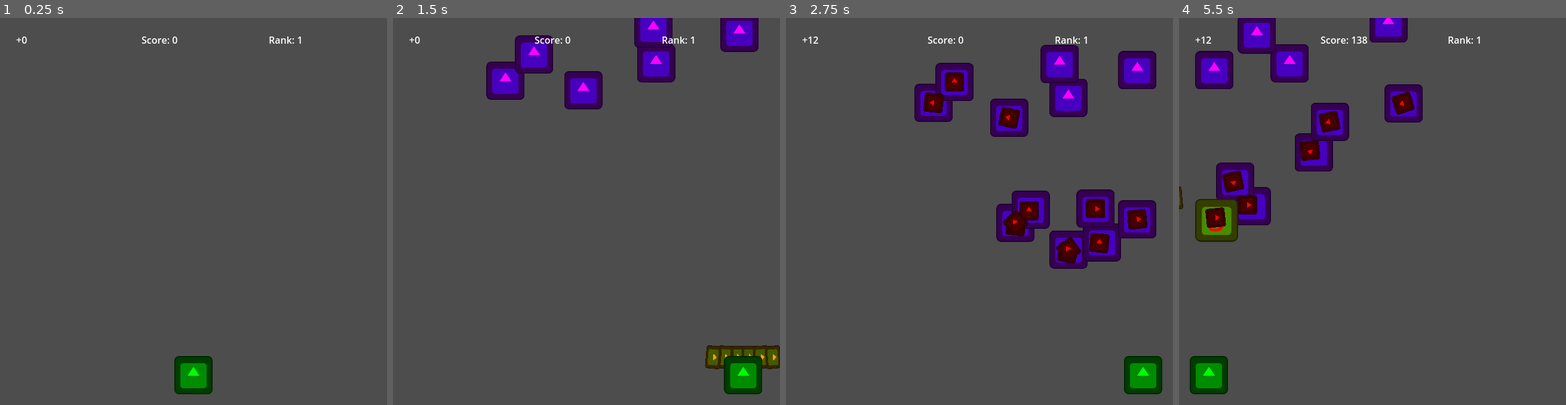
Above: before the commit, frames 1-4 (left to right).
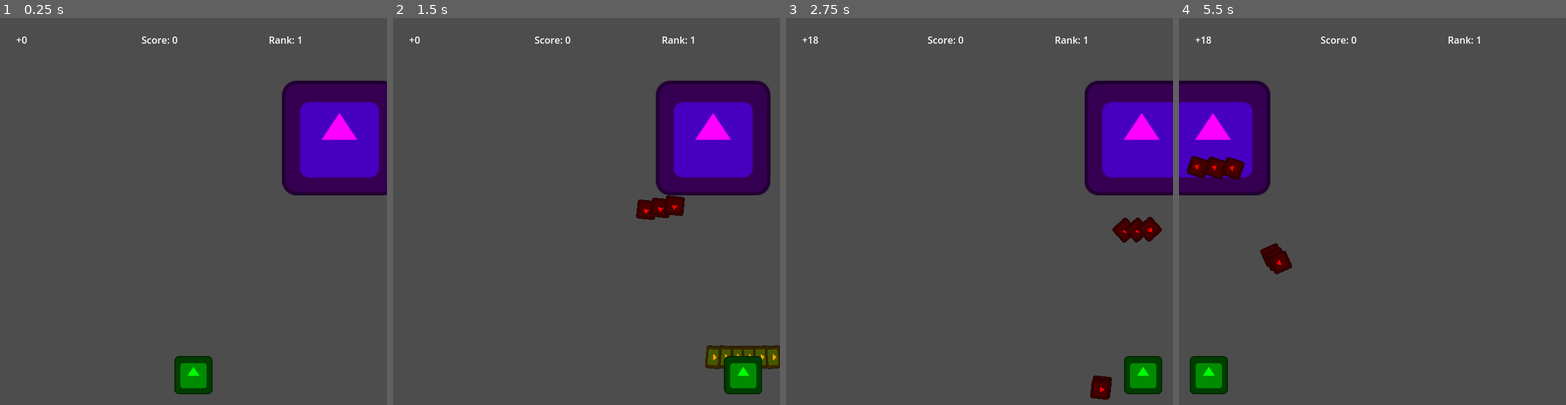
Above: after the commit, the same moments.

Repository: Zeroeth-0/Gatogun
Game: Godot game, scene res://scenes/levels/world.tscn
The game is run twice, just before and just after one commit, with the same random seed, the same clock (stepped at 60 frames per second) and the same inputs. The engine's default icon, where the game draws it, is replaced by a stand-in: a white triangle on a blue panel in a dark square.
Inputs:
- Up to frame 1 (0.25 s): no input
- Up to frame 2 (1.5 s): hold Right (RIGHT) 0.53-1.28 s; tap C (A) at 0.6 s; tap X (B) at 0.8, 1.35 s; hold Down (DOWN) from 1.28 s (still down)
- Up to frame 3 (2.75 s): tap S (X) at 1.55, 2.1 s; release Down (DOWN) at 2.03 s; hold Right (RIGHT) from 2.03 s (still down); tap Z (Y) at 2.3 s
- Up to frame 4 (5.5 s): release Right (RIGHT) at 2.78 s; hold Up (UP) 2.78-3.53 s; tap Z (Y) at 2.85, 5.3 s; tap C (A) at 3.05, 3.6 s; hold Left (LEFT) 3.53-5.03 s; tap X (B) at 3.8, 4.35 s; tap S (X) at 4.55, 5.1 s; hold Down (DOWN) from 5.03 s (still down)

The runs differ from the first frame. In frame 1, 8.0% of the frame differs, in the area x 72-100%, y 16-46%; in frame 2, 15%; in frame 3, 17%, in the area x 7-100%, y 4-99%; in frame 4, 15%.

Commit message:
Updated enemy script

Diff:
--- /dev/null
+++ b/scenes/enemies/EA-Dc01.tscn
@@ -0,0 +1,60 @@
+[gd_scene load_steps=7 format=3 uid="uid://cxlnulg54i4r6"]
+
+[ext_resource type="Script" path="res://source/enemies/enemy.gd" id="1_ywed8"]
+[ext_resource type="Texture2D" uid="uid://cuojt0mdh67vh" path="res://icon.svg" id="2_g71v6"]
+[ext_resource type="PackedScene" uid="uid://cwod13co6stfe" path="res://scenes/weapons/enemies/emitter.tscn" id="3_1htco"]
+
+[sub_resource type="RectangleShape2D" id="RectangleShape2D_jtchi"]
+
+[sub_resource type="RectangleShape2D" id="RectangleShape2D_vwy2o"]
+
+[sub_resource type="RectangleShape2D" id="RectangleShape2D_divk0"]
+
+[node name="Enemy" type="CharacterBody2D"]
+z_index = 1
+scale = Vector2(3, 3)
+script = ExtResource("1_ywed8")
+health = 200
+childHood = 5
+adultHood = 4
+adultDur = 5.0
+adultSpeed = 50
+oldAge = 10
+
+[node name="Sprite2D" type="Sprite2D" parent="."]
+modulate = Color(1, 0, 1, 1)
+z_index = 1
+scale = Vector2(0.5, 0.5)
+texture = ExtResource("2_g71v6")
+
+[node name="CollisionShape2D" type="CollisionShape2D" parent="."]
+shape = SubResource("RectangleShape2D_jtchi")
+disabled = true
+debug_color = Color(1, 0, 0, 0.419608)
+
+[node name="Emitter" parent="." instance=ExtResource("3_1htco")]
+type = 1
+dirDuration = 0.1
+aimAtPlayer = true
+parallel = true
+arms = 3
+
+[node name="Hitbox" type="Area2D" parent="."]
+scale = Vector2(0.8, 0.8)
+
+[node name="CollisionShape2D" type="CollisionShape2D" parent="Hitbox"]
+shape = SubResource("RectangleShape2D_vwy2o")
+debug_color = Color(1, 0, 0, 0.419608)
+
+[node name="Hurtbox" type="Area2D" parent="." groups=["Enemy"]]
+scale = Vector2(0.7, 0.7)
+
+[node name="CollisionShape2D" type="CollisionShape2D" parent="Hurtbox"]
+scale = Vector2(5, 5)
+shape = SubResource("RectangleShape2D_divk0")
+debug_color = Color(0, 1, 0, 0.419608)
+
+[connection signal="area_entered" from="Hitbox" to="." method="_on_hitbox_area_entered"]
+[connection signal="area_exited" from="Hitbox" to="." method="_on_hitbox_area_exited"]
+[connection signal="area_entered" from="Hurtbox" to="." method="_on_hurtbox_area_entered"]
+[connection signal="area_exited" from="Hurtbox" to="." method="_on_hurtbox_area_exited"]
--- a/scenes/levels/world.tscn
+++ b/scenes/levels/world.tscn
@@ -13,10 +13,10 @@
 [ext_resource type="PackedScene" uid="uid://ber78ar7g5504" path="res://scenes/UI/fever_bar.tscn" id="11_yb1ae"]
 [ext_resource type="PackedScene" uid="uid://0mmb5byle7yk" path="res://scenes/UI/extend_bar.tscn" id="12_rh75x"]
 [ext_resource type="PackedScene" uid="uid://bh5j5lxy0e3ox" path="res://scenes/enemies/MA-Ad01.tscn" id="13_wto8c"]
+[ext_resource type="PackedScene" uid="uid://cxlnulg54i4r6" path="res://scenes/enemies/EA-Dc01.tscn" id="14_m2u0j"]
 
 [node name="World" type="Node2D"]
 script = ExtResource("1_btnht")
-csv_file = "res://source/levels/test.txt"
 enemy_scenes = Array[PackedScene]([ExtResource("6_kdx7s"), ExtResource("7_ewcwf"), ExtResource("6_ay5fw"), ExtResource("13_wto8c")])
 
 [node name="North Lane" type="Node2D" parent="."]
@@ -147,3 +147,9 @@
 offset_top = 0.0
 offset_right = 548.0
 offset_bottom = 24.0
+
+[node name="Enemy" parent="." instance=ExtResource("14_m2u0j")]
+position = Vector2(618, 201)
+health = 150
+childHood = 5
+oldSpeed = 200
--- a/source/enemies/enemy.gd
+++ b/source/enemies/enemy.gd
@@ -180,44 +180,36 @@
 	move_and_slide()
 
 func move_block(delta):
-	var player_pos = GETPLAYER.get_player()  # Obtén la posición del jugador
-
-	# Crear una dirección temporal para no afectar la dirección original
-	var temp_direction = Vector2()
+	var player_pos = GETPLAYER.get_player()
+
+	var follow_speed = 3.0  # Ajusta para suavidad (mayor = menos suave)
+
 	if directionEnum == Direction.NORTH or directionEnum == Direction.SOUTH:
-		# Movimiento horizontal (igualar en el eje X)
-		var target_x = player_pos.x
-		temp_direction.x = (target_x - global_position.x) * intensity / 10 * delta
-		temp_direction.y = 0  # Mantener el movimiento solo en el eje X
+		# Suavizar movimiento en X hacia el jugador
+		global_position.x = lerp(global_position.x, player_pos.x, follow_speed * delta)
 	elif directionEnum == Direction.EAST or directionEnum == Direction.WEST:
-		# Movimiento vertical (igualar en el eje Y)
-		var target_y = player_pos.y
-		temp_direction.y = (target_y - global_position.y) * intensity / 10 * delta
-		temp_direction.x = 0  # Mantener el movimiento solo en el eje Y
-
-	# Usar la dirección temporal para el movimiento
-	extraVel = temp_direction * speed
-	move_and_slide()
+		# Suavizar movimiento en Y hacia el jugador
+		global_position.y = lerp(global_position.y, player_pos.y, follow_speed * delta)
 
 func move_center(delta):
-	var center_pos = get_viewport().get_visible_rect().size / 2  # Obtén la posición del jugador
-
-	# Crear una dirección temporal para no afectar la dirección original
-	var temp_direction = Vector2()
+	var center_pos = get_viewport().get_visible_rect().size / 2
+	var move_speed = 200  # Ajusta esto a la velocidad que quieras (pixeles por segundo)
+
 	if directionEnum == Direction.NORTH or directionEnum == Direction.SOUTH:
-		# Movimiento horizontal (igualar en el eje X)
-		var target_x = center_pos.x
-		temp_direction.x = (target_x - global_position.x) * intensity / 10 * delta
-		temp_direction.y = 0  # Mantener el movimiento solo en el eje X
+		# Mover X hacia el centro
+		var diff_x = center_pos.x - global_position.x
+		global_position.x += sign(diff_x) * move_speed * delta
+		# Evitar pasarse del centro
+		if abs(diff_x) < move_speed * delta:
+			global_position.x = center_pos.x
+
 	elif directionEnum == Direction.EAST or directionEnum == Direction.WEST:
-		# Movimiento vertical (igualar en el eje Y)
-		var target_y = center_pos.y
-		temp_direction.y = (target_y - global_position.y) * intensity / 10 * delta
-		temp_direction.x = 0  # Mantener el movimiento solo en el eje Y
-
-	# Usar la dirección temporal para el movimiento
-	extraVel = temp_direction * speed
-	move_and_slide()
+		# Mover Y hacia el centro
+		var diff_y = center_pos.y - global_position.y
+		global_position.y += sign(diff_y) * move_speed * delta
+		# Evitar pasarse del centro
+		if abs(diff_y) < move_speed * delta:
+			global_position.y = center_pos.y
 
 func move_curve(dur, delta):
 	var rotationSpeed = deg_to_rad(deviationAngle) / dur
Not shown: 1 places in scenes/levels/world.tscn that only renumber resources
